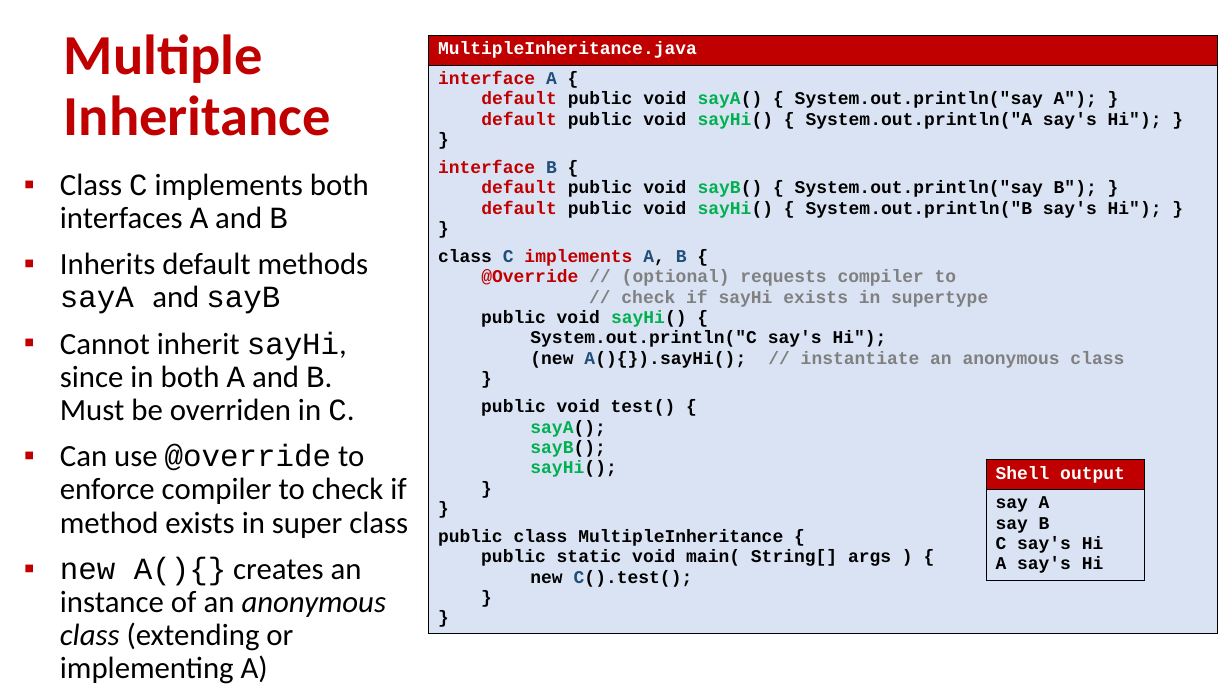
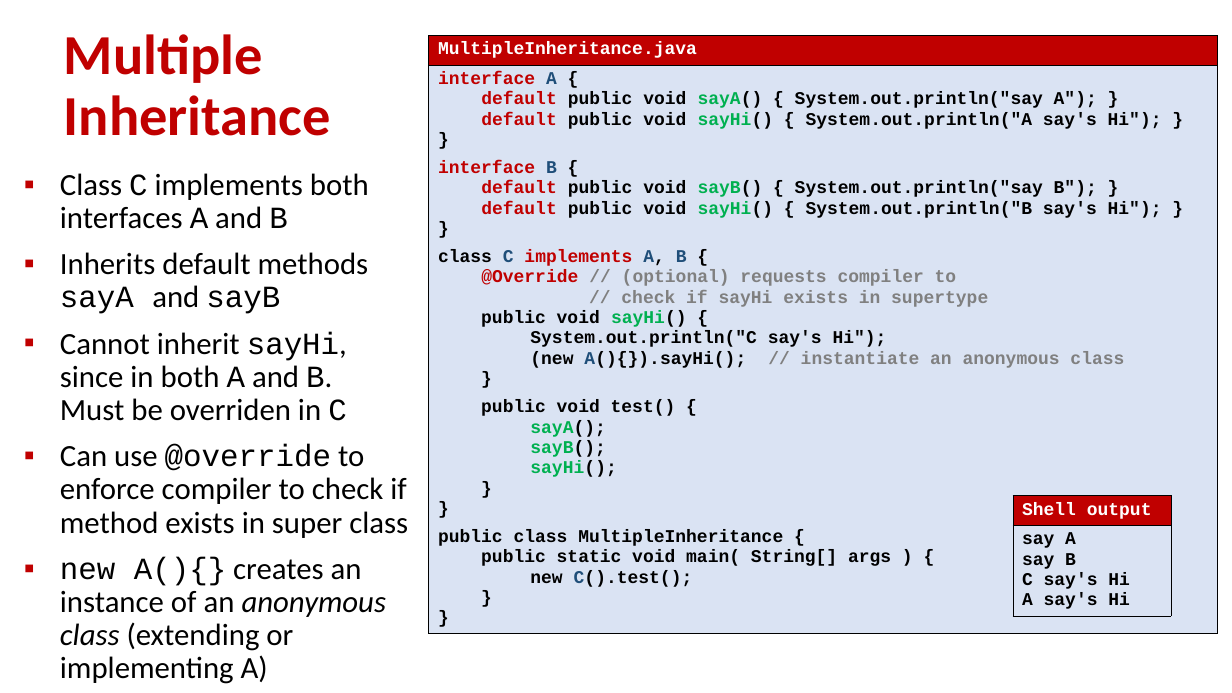
Before and after one commit to gsbrodal/gsbrodal.github.io, a slide deck: slide 22 of ipsa/slides/java.pptx. Drawn at 1232x693 pixels with LibreOffice and Linux fonts; fonts in the diff are those of the drawing. Boxes give left, top, right and bottom in pixels: in the first picture for what was removed or moved away, otherwise in the second. Text is boxed around its words. In the diff, an @@ line names an element or a change of style, - is before the commit and + after.

```diff
--- a/ipsa/slides/java.pptx
+++ b/ipsa/slides/java.pptx
@@ text at [60, 331, 347, 421]: text changed @@
-▪ Cannot inherit sayHi, since in both A and B.
-  Must be overriden in C.
+▪ Cannot inherit sayHi, since in both A and B.
+  Must be overriden in C
@@ table: place and size @@
-table at [986, 460, 1144, 587]
+table at [1013, 495, 1171, 622]
```
Also in this commit, not shown: 4 other slides changed, 3 other files.
